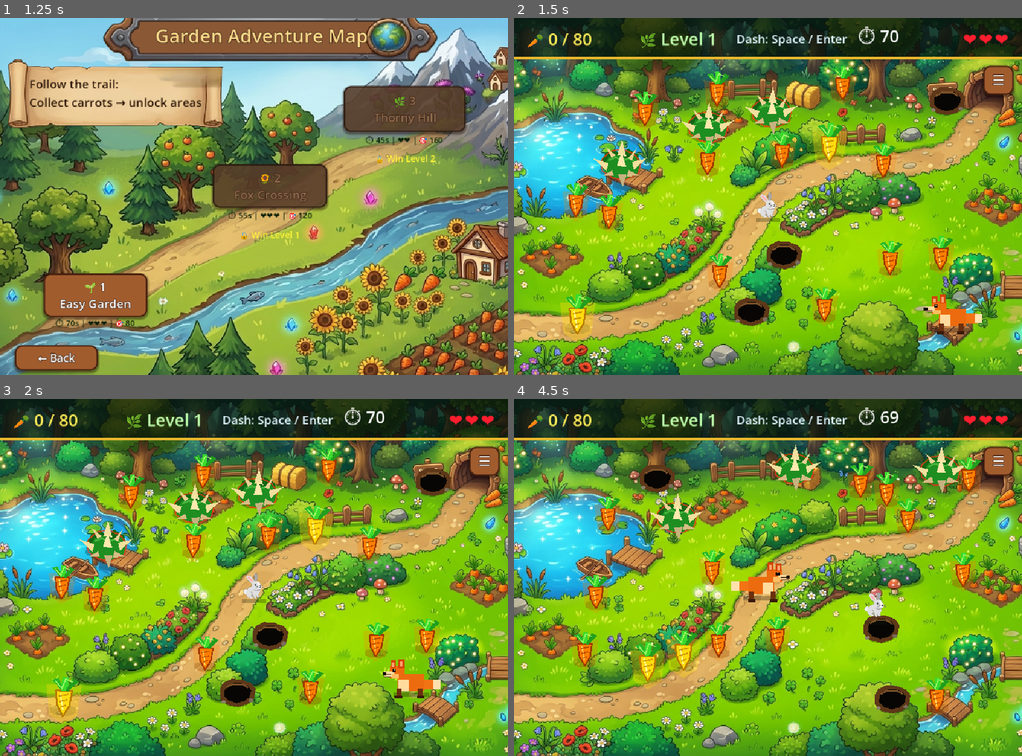
Above: before the commit, frames 1-4 (two rows, left to right).
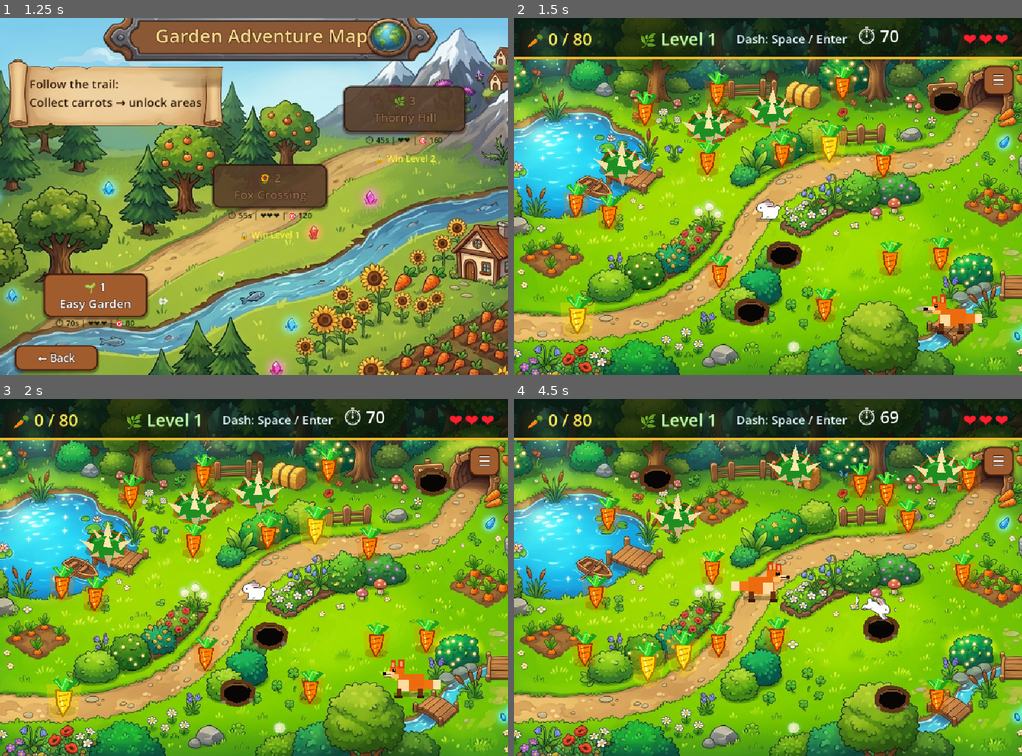
Above: after the commit, the same moments.

Repository: hamzabasem900-source/RUBBY
Game: Godot game, scene res://scenes/MainMenu.tscn
The game is run twice, just before and just after one commit, with the same random seed, the same clock (stepped at 60 frames per second) and the same inputs.
Inputs (mouse positions are in pixels of both pictures, inside the frame that each line leads up to):
- Up to frame 1 (1.25 s): click "▶ Start Game" at 0.5 s
- Up to frame 2 (1.5 s): click "🌱 1 Easy Garden" at 1.25 s
- Up to frame 3 (2 s): no input
- Up to frame 4 (4.5 s): click "☰" at 2 s; click "🔄 Restart Level" at 2.75 s; tap Enter (ui_accept) at 3.5, 3.77 s; move the mouse to (879, 559) at 3.52 s; hold D (move_right) 3.53-4.28 s; click (879, 559) at 3.67 s; move the mouse to (666, 595) at 4.27 s; hold S (move_down) from 4.28 s (still down)

Frame 1 is identical in both runs. In frame 2, 0.2% of the frame differs, in the area x 47-54%, y 48-57%; in frame 3, 0.2%; in frame 4, 0.3%, in the area x 67-76%, y 54-62%.

Commit message:
Animate white bunny with sprite frames

Diff:
--- a/scenes/Player.tscn
+++ b/scenes/Player.tscn
@@ -1,6 +1,7 @@
-[gd_scene load_steps=4 format=3]
+[gd_scene load_steps=13 format=3]
 
 [ext_resource type="Script" path="res://scripts/player.gd" id="1_player"]
+[ext_resource type="Texture2D" path="res://assets/Gemini_Generated_Image_l7xrnml7xrnml7xr-removebg-preview.png" id="2_white_sheet"]
 
 [sub_resource type="CapsuleShape2D" id="SubResource_1"]
 height = 42.0
@@ -8,6 +9,71 @@
 
 [sub_resource type="CircleShape2D" id="SubResource_2"]
 radius = 34.0
+
+[sub_resource type="AtlasTexture" id="AtlasTexture_white_hop_0"]
+atlas = ExtResource("2_white_sheet")
+region = Rect2(8, 60, 88, 96)
+
+[sub_resource type="AtlasTexture" id="AtlasTexture_white_hop_1"]
+atlas = ExtResource("2_white_sheet")
+region = Rect2(74, 60, 88, 96)
+
+[sub_resource type="AtlasTexture" id="AtlasTexture_white_hop_2"]
+atlas = ExtResource("2_white_sheet")
+region = Rect2(139, 60, 88, 96)
+
+[sub_resource type="AtlasTexture" id="AtlasTexture_white_hop_3"]
+atlas = ExtResource("2_white_sheet")
+region = Rect2(213, 60, 88, 96)
+
+[sub_resource type="AtlasTexture" id="AtlasTexture_white_hop_4"]
+atlas = ExtResource("2_white_sheet")
+region = Rect2(289, 60, 88, 96)
+
+[sub_resource type="AtlasTexture" id="AtlasTexture_white_hop_5"]
+atlas = ExtResource("2_white_sheet")
+region = Rect2(362, 60, 88, 96)
+
+[sub_resource type="AtlasTexture" id="AtlasTexture_white_hop_6"]
+atlas = ExtResource("2_white_sheet")
+region = Rect2(430, 60, 88, 96)
+
+[sub_resource type="SpriteFrames" id="SpriteFrames_white_bunny"]
+animations = [{
+"frames": [{
+"duration": 1.0,
+"texture": SubResource("AtlasTexture_white_hop_0")
+}],
+"loop": true,
+"name": &"idle",
+"speed": 5.0
+}, {
+"frames": [{
+"duration": 1.0,
+"texture": SubResource("AtlasTexture_white_hop_0")
+}, {
+"duration": 1.0,
+"texture": SubResource("AtlasTexture_white_hop_1")
+}, {
+"duration": 1.0,
+"texture": SubResource("AtlasTexture_white_hop_2")
+}, {
+"duration": 1.0,
+"texture": SubResource("AtlasTexture_white_hop_3")
+}, {
+"duration": 1.0,
+"texture": SubResource("AtlasTexture_white_hop_4")
+}, {
+"duration": 1.0,
+"texture": SubResource("AtlasTexture_white_hop_5")
+}, {
+"duration": 1.0,
+"texture": SubResource("AtlasTexture_white_hop_6")
+}],
+"loop": true,
+"name": &"hop",
+"speed": 12.0
+}]
 
 [node name="Player" type="CharacterBody2D"]
 collision_layer = 1
@@ -20,6 +86,14 @@
 offset_right = 24.0
 offset_bottom = 31.0
 color = Color(0.08, 0.12, 0.06, 0.28)
+
+
+[node name="BunnyFrames" type="AnimatedSprite2D" parent="."]
+visible = false
+position = Vector2(0, -8)
+scale = Vector2(0.9, 0.9)
+sprite_frames = SubResource("SpriteFrames_white_bunny")
+animation = &"idle"
 
 [node name="BunnyIcon" type="Label" parent="."]
 layout_mode = 0
--- a/scripts/player.gd
+++ b/scripts/player.gd
@@ -24,8 +24,11 @@
 var _hop_time:      float = 0.0
 var _bunny_icon_base_position: Vector2 = Vector2.ZERO
 var _bunny_icon_base_scale: Vector2 = Vector2.ONE
+var _bunny_frames_base_position: Vector2 = Vector2.ZERO
+var _bunny_frames_base_scale: Vector2 = Vector2.ONE
 var _skin_badge_base_position: Vector2 = Vector2.ZERO
 var _bunny_facing_right: bool = true
+var _use_white_bunny_frames: bool = false
 var _skin_badge: Label
 
 @onready var sprite:  ColorRect = $Sprite
@@ -36,6 +39,7 @@
 @onready var collision_shape: CollisionShape2D = $CollisionShape2D
 @onready var pickup_collision: CollisionShape2D = $PickupArea/PickupCollision
 @onready var bunny_icon: Label = $BunnyIcon
+@onready var bunny_frames: AnimatedSprite2D = $BunnyFrames
 @onready var shadow: ColorRect = $Shadow
 
 func _ready() -> void:
@@ -49,6 +53,7 @@
 	if ear_r:  ear_r.color  = col
 	if tail:   tail.color   = tail_col
 	_apply_skin_physics(skin)
+	_use_white_bunny_frames = str(skin.get("id", "")) == "white_bunny" and bunny_frames != null
 	if bunny_icon:
 		bunny_icon.text = str(skin["icon"])
 		var icon_tint: Color = col
@@ -61,8 +66,15 @@
 		var visual_scale := float(skin.get("visual_scale", 1.0))
 		_bunny_icon_base_scale = Vector2(abs(bunny_icon.scale.x), abs(bunny_icon.scale.y)) * visual_scale
 		bunny_icon.pivot_offset = bunny_icon.size * 0.5
+		bunny_icon.visible = not _use_white_bunny_frames
 		_apply_skin_badge(str(skin.get("badge", "")), skin.get("badge_offset", Vector2(17.0, -58.0)))
-		_set_bunny_visual_transform(0.0, 0.0, 0.0)
+	if bunny_frames:
+		bunny_frames.visible = _use_white_bunny_frames
+		_bunny_frames_base_position = bunny_frames.position
+		_bunny_frames_base_scale = Vector2(abs(bunny_frames.scale.x), abs(bunny_frames.scale.y))
+		if _use_white_bunny_frames:
+			bunny_frames.play("idle")
+	_set_bunny_visual_transform(0.0, 0.0, 0.0)
 	# Connect pickup area for carrot detection
 	if pickup:
 		pickup.area_entered.connect(_on_pickup_area_entered)
@@ -147,7 +159,7 @@
 	_animate_bunny(delta, dir, false)
 
 func _animate_bunny(delta: float, dir: Vector2, dash_active: bool) -> void:
-	if not bunny_icon:
+	if not _has_active_bunny_visual():
 		return
 	var t: float = min(delta * 10.0, 1.0)
 	if abs(dir.x) > 0.05:
@@ -157,9 +169,11 @@
 
 	if dir.length() <= 0.0:
 		_hop_time = 0.0
+		_set_white_bunny_animation("idle", 1.0)
 		_lerp_bunny_visual_transform(0.0, 0.0, 0.0, t)
 		return
 
+	_set_white_bunny_animation("hop", 1.45 if dash_active else 1.0)
 	_hop_time += delta * (18.0 if dash_active else 11.0)
 	var hop: float = abs(sin(_hop_time)) * (12.0 if dash_active else 8.0)
 	var squash: float = abs(sin(_hop_time * 1.15))
@@ -168,23 +182,52 @@
 	_set_bunny_visual_transform(hop, squash, tilt)
 
 func _set_bunny_visual_transform(hop: float, squash: float, rotation_value: float) -> void:
-	bunny_icon.position = _bunny_icon_base_position + Vector2(0.0, -hop)
-	bunny_icon.scale = _get_bunny_facing_scale(squash)
-	bunny_icon.rotation = rotation_value
+	var target_position := _get_bunny_base_position() + Vector2(0.0, -hop)
+	var target_scale := _get_bunny_facing_scale(squash)
+	if _use_white_bunny_frames and bunny_frames != null:
+		bunny_frames.position = target_position
+		bunny_frames.scale = target_scale
+		bunny_frames.rotation = rotation_value
+	elif bunny_icon != null:
+		bunny_icon.position = target_position
+		bunny_icon.scale = target_scale
+		bunny_icon.rotation = rotation_value
 	_update_shadow_for_hop(hop, squash)
 	if _skin_badge != null:
 		_skin_badge.position = _skin_badge_base_position + Vector2(0.0, -hop)
 		_skin_badge.rotation = rotation_value
 
 func _lerp_bunny_visual_transform(hop: float, squash: float, rotation_value: float, weight: float) -> void:
-	bunny_icon.position = bunny_icon.position.lerp(_bunny_icon_base_position + Vector2(0.0, -hop), weight)
-	bunny_icon.scale = bunny_icon.scale.lerp(_get_bunny_facing_scale(squash), weight)
-	bunny_icon.rotation = lerp(bunny_icon.rotation, rotation_value, weight)
+	var target_position := _get_bunny_base_position() + Vector2(0.0, -hop)
+	var target_scale := _get_bunny_facing_scale(squash)
+	if _use_white_bunny_frames and bunny_frames != null:
+		bunny_frames.position = bunny_frames.position.lerp(target_position, weight)
+		bunny_frames.scale = bunny_frames.scale.lerp(target_scale, weight)
+		bunny_frames.rotation = lerp(bunny_frames.rotation, rotation_value, weight)
+	elif bunny_icon != null:
+		bunny_icon.position = bunny_icon.position.lerp(target_position, weight)
+		bunny_icon.scale = bunny_icon.scale.lerp(target_scale, weight)
+		bunny_icon.rotation = lerp(bunny_icon.rotation, rotation_value, weight)
 	_update_shadow_for_hop(hop, squash)
 	if _skin_badge != null:
 		_skin_badge.position = _skin_badge.position.lerp(_skin_badge_base_position + Vector2(0.0, -hop), weight)
 		_skin_badge.rotation = lerp(_skin_badge.rotation, rotation_value, weight)
 
+func _has_active_bunny_visual() -> bool:
+	return (_use_white_bunny_frames and bunny_frames != null) or bunny_icon != null
+
+func _get_bunny_base_position() -> Vector2:
+	if _use_white_bunny_frames:
+		return _bunny_frames_base_position
+	return _bunny_icon_base_position
+
+func _set_white_bunny_animation(animation_name: String, speed_scale: float) -> void:
+	if not _use_white_bunny_frames or bunny_frames == null:
+		return
+	bunny_frames.speed_scale = speed_scale
+	if bunny_frames.animation != animation_name:
+		bunny_frames.play(animation_name)
+
 func _update_shadow_for_hop(hop: float, squash: float) -> void:
 	if shadow == null:
 		return
@@ -193,10 +236,13 @@
 	shadow.modulate.a = 1.0 - lift_ratio * 0.25
 
 func _get_bunny_facing_scale(squash: float) -> Vector2:
-	# Every playable rabbit uses the same side-view rabbit glyph. In Godot this
-	# glyph points left by default, so a right-facing bunny must be mirrored.
-	var facing_sign := -1.0 if _bunny_facing_right else 1.0
-	return _bunny_icon_base_scale * Vector2(
+	var base_scale := _bunny_frames_base_scale if _use_white_bunny_frames else _bunny_icon_base_scale
+	var facing_sign := 1.0 if _bunny_facing_right else -1.0
+	if not _use_white_bunny_frames:
+		# The fallback side-view rabbit glyph points left by default, so a
+		# right-facing emoji bunny must be mirrored.
+		facing_sign = -1.0 if _bunny_facing_right else 1.0
+	return base_scale * Vector2(
 		facing_sign * (1.0 + squash * 0.05),
 		1.0 - squash * 0.04
 	)
Not shown, added: assets/Gemini_Generated_Image_l7xrnml7xrnml7xr-removebg-preview.png.import
